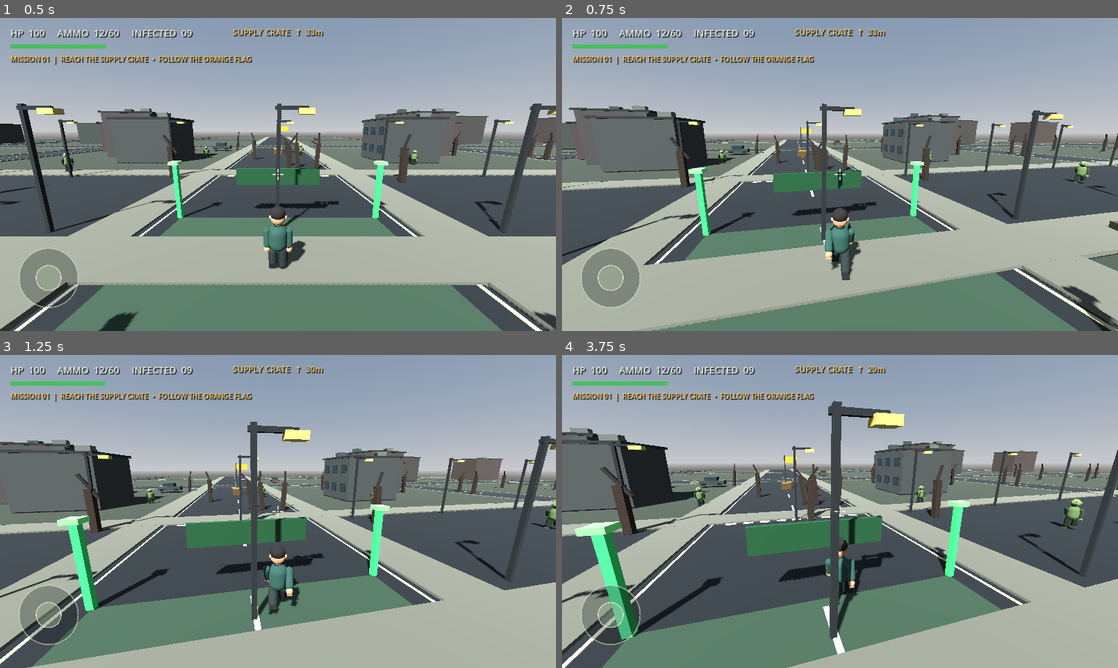
Above: before the commit, frames 1-4 (two rows, left to right).
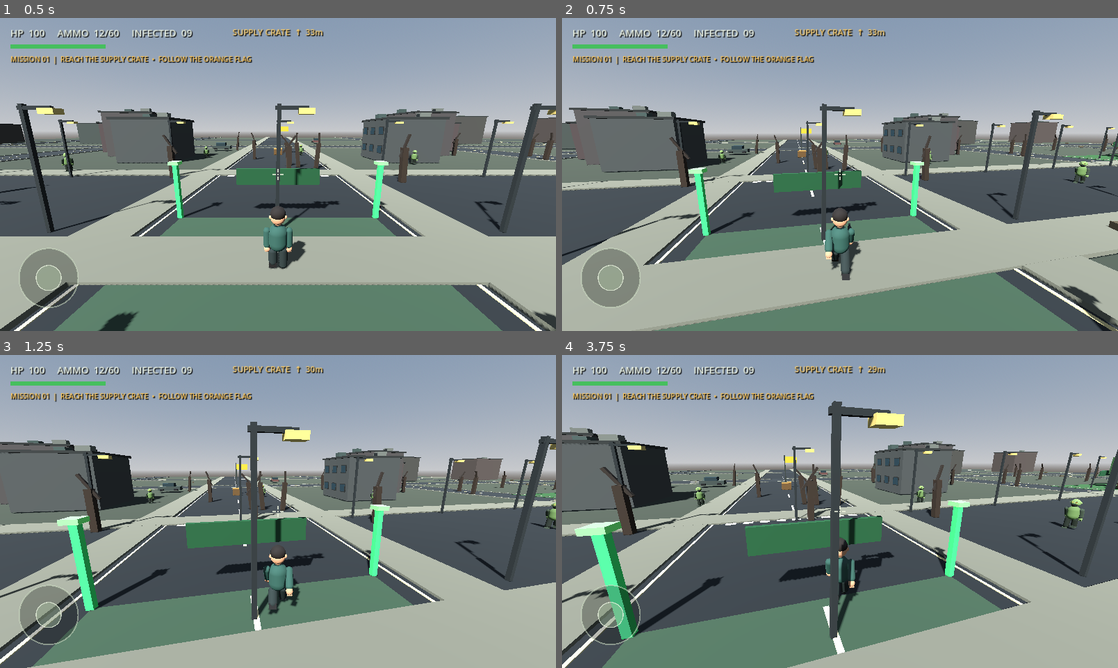
Above: after the commit, the same moments.

Repository: aljunatis40-alt/zombie-world-survivor
Game: Godot game, scene res://scenes/main.tscn
The game is run twice, just before and just after one commit, with the same random seed, the same clock (stepped at 60 frames per second) and the same inputs.
Inputs (mouse positions are in pixels of both pictures, inside the frame that each line leads up to):
- Up to frame 1 (0.5 s): no input
- Up to frame 2 (0.75 s): move the mouse to (867, 174) at 0.52 s; hold W (move_forward) from 0.53 s (still down); click (867, 174) at 0.6 s
- Up to frame 3 (1.25 s): keep holding W (move_forward)
- Up to frame 4 (3.75 s): keep holding W (move_forward); move the mouse to (812, 511) at 1.27 s; tap Shift (sprint) at 1.35, 2.85 s; move the mouse to (851, 505) at 2.02 s; click (851, 505) at 2.1 s; move the mouse to (834, 517) at 2.77 s; move the mouse to (878, 514) at 3.52 s; click (878, 514) at 3.6 s

Frame 1 is identical in both runs. In frame 2, 0.1% of the frame differs, in the area x 90-100%, y 34-46%; in frame 3, less than 0.1%; in frame 4, 0.2%, in the area x 87-100%, y 32-44%.

Commit message:
Add Filipino neighborhood park, shops and public transport

Diff:
--- a/scripts/game.gd
+++ b/scripts/game.gd
@@ -12,6 +12,7 @@
 var reserve_ammo := 60
 var is_reloading := false
 var sound_players: Dictionary = {}
+var bench_positions: Array[Vector3] = []
 
 func _ready() -> void:
 	_build_audio()
@@ -30,6 +31,7 @@
 	hud.reload_requested.connect(_on_reload_requested)
 	hud.jump_requested.connect(_on_jump_requested)
 	hud.sprint_changed.connect(_on_sprint_changed)
+	hud.sit_requested.connect(_on_sit_requested)
 	player.connect("footstep", func(): _play_sound("footstep"))
 	player.connect("jumped", func(): _play_sound("jump"))
 	player.connect("landed", func(): _play_sound("land"))
@@ -210,6 +212,8 @@
 		debris.rotation.y = randf_range(0, TAU)
 	_build_outer_districts()
 	_build_parked_vehicles()
+	_build_park_and_shops()
+	_build_philippine_public_transport()
 
 
 func _build_extended_road_network() -> void:
@@ -261,6 +265,121 @@
 			for wheel_z in [-1.25, 1.25]:
 				var wheel := _detail_box(vehicle, "VehicleWheel", Vector3(0.34, 0.68, 0.68), Vector3(wheel_x, 0.48, wheel_z), Color(0.055, 0.06, 0.055))
 				wheel.rotation.z = PI * 0.5
+
+
+func _on_sit_requested() -> void:
+	if not is_instance_valid(player):
+		return
+	if bool(player.get("seated")):
+		player.call("set_seated", false)
+		hud.sit_button.text = "SIT"
+		return
+	var nearest_distance := INF
+	for bench_position in bench_positions:
+		var distance := Vector2(player.global_position.x - bench_position.x, player.global_position.z - bench_position.z).length()
+		if distance < nearest_distance:
+			nearest_distance = distance
+	if nearest_distance <= 3.2:
+		player.call("set_seated", true)
+		hud.sit_button.text = "STAND"
+	else:
+		hud.sit_button.text = "NEAR BENCH"
+
+func _build_park_and_shops() -> void:
+	# Small neighborhood park with walkways, benches and shade trees.
+	_add_box("NeighborhoodParkLawn", Vector3(65, -0.02, 0), Vector3(34, 0.12, 32), Color(0.16, 0.29, 0.16))
+	_add_box("ParkWalkway", Vector3(65, 0.055, 0), Vector3(3.0, 0.08, 30), Color(0.48, 0.46, 0.38))
+	for bench_index in range(4):
+		var bench_pos := Vector3(54.0 + float(bench_index % 2) * 22.0, 0, -9.0 + float(bench_index / 2) * 18.0)
+		bench_positions.append(bench_pos)
+		_add_box("ParkBenchSeat", bench_pos + Vector3(0, 0.58, 0), Vector3(2.2, 0.16, 0.72), Color(0.36, 0.22, 0.12))
+		_add_box("ParkBenchBack", bench_pos + Vector3(0, 1.08, 0.30), Vector3(2.2, 0.85, 0.14), Color(0.31, 0.19, 0.11))
+		for leg_x in [-0.82, 0.82]:
+			_add_box("ParkBenchLeg", bench_pos + Vector3(leg_x, 0.28, 0), Vector3(0.13, 0.56, 0.13), Color(0.12, 0.13, 0.12))
+	for tree_index in range(12):
+		var angle := TAU * float(tree_index) / 12.0
+		var tree_pos := Vector3(65 + cos(angle) * 14.0, 1.4, sin(angle) * 13.0)
+		_add_box("ParkTreeTrunk", tree_pos, Vector3(0.55, 2.8, 0.55), Color(0.24, 0.16, 0.10))
+		_detail_box(world_root, "ParkTreeCanopy", Vector3(2.8, 3.0, 2.8), tree_pos + Vector3(0, 2.4, 0), Color(0.18, 0.31, 0.17))
+	for lamp_index in range(4):
+		_add_street_lamp(Vector3(51 + float(lamp_index % 2) * 28.0, 0, -12 + float(lamp_index / 2) * 24.0))
+	var park_sign := _detail_box(world_root, "ParkWelcomeSign", Vector3(5.5, 1.0, 0.18), Vector3(65, 2.2, -16.0), Color(0.10, 0.27, 0.16))
+	var park_label := Label3D.new()
+	park_label.text = "BARANGAY PARK  •  REST AREA"
+	park_label.font_size = 36
+	park_label.pixel_size = 0.012
+	park_label.modulate = Color(0.94, 0.88, 0.68)
+	park_label.position = Vector3(0, 0, -0.12)
+	park_sign.add_child(park_label)
+
+	# Filipino neighborhood food stops; text-only signs, no copied brand logos.
+	_add_shop("Mang Inasal Inspired Grill", Vector3(-112, 0, -27), "MANG INASAL", Color(0.68, 0.28, 0.10))
+	_add_shop("Jollibee Inspired Chicken Shop", Vector3(-112, 0, 0), "JOLLIBEE", Color(0.72, 0.12, 0.12))
+	_add_shop("McDonalds Inspired Burger Shop", Vector3(-112, 0, 27), "McDONALD'S", Color(0.72, 0.16, 0.10))
+
+func _add_shop(shop_name: String, center: Vector3, sign_text: String, sign_color: Color) -> void:
+	var shop := _add_box(shop_name, center + Vector3(0, 3.4, 0), Vector3(13, 6.8, 9), Color(0.34, 0.32, 0.27))
+	shop.name = shop_name.replace(" ", "_")
+	_detail_box(shop, "ShopFrontGlass", Vector3(9.2, 3.0, 0.12), Vector3(0, -0.65, -4.58), Color(0.12, 0.20, 0.21))
+	_detail_box(shop, "ShopDoor", Vector3(1.35, 2.7, 0.16), Vector3(0, -1.05, -4.68), Color(0.16, 0.18, 0.16))
+	var sign_board := _detail_box(shop, "ShopSignBoard", Vector3(11.8, 1.35, 0.28), Vector3(0, 2.25, -4.72), sign_color)
+	var sign_label := Label3D.new()
+	sign_label.text = sign_text
+	sign_label.font_size = 64
+	sign_label.pixel_size = 0.012
+	sign_label.modulate = Color(1.0, 0.93, 0.78)
+	sign_label.position = Vector3(0, -0.10, -0.18)
+	sign_board.add_child(sign_label)
+	_detail_box(shop, "ShopAwning", Vector3(13.5, 0.22, 1.1), Vector3(0, 0.10, -5.0), Color(0.17, 0.18, 0.16))
+
+func _build_philippine_public_transport() -> void:
+	_build_jeepney(Vector3(18, 0, 52))
+	_build_city_bus(Vector3(-18, 0, 52))
+
+func _build_jeepney(position: Vector3) -> void:
+	var jeep := Node3D.new()
+	jeep.name = "ModernPhilippineJeepney"
+	jeep.position = position
+	jeep.rotation.y = PI * 0.5
+	world_root.add_child(jeep)
+	_detail_box(jeep, "JeepneyLowerBody", Vector3(2.5, 1.15, 6.2), Vector3(0, 1.05, 0), Color(0.16, 0.34, 0.31))
+	_detail_box(jeep, "JeepneyRoof", Vector3(2.45, 0.20, 5.9), Vector3(0, 2.35, 0.05), Color(0.78, 0.62, 0.20))
+	_detail_box(jeep, "JeepneyWindshield", Vector3(2.1, 0.85, 0.10), Vector3(0, 1.78, -3.08), Color(0.13, 0.22, 0.25))
+	for side in [-1.0, 1.0]:
+		_detail_box(jeep, "JeepneySideWindows", Vector3(0.10, 0.82, 4.65), Vector3(side * 1.27, 1.78, 0.0), Color(0.13, 0.23, 0.25))
+		_detail_box(jeep, "JeepneyChromeTrim", Vector3(0.08, 0.12, 5.8), Vector3(side * 1.30, 1.35, 0), Color(0.72, 0.70, 0.60))
+		for wheel_z in [-2.0, 2.0]:
+			var tire := _detail_box(jeep, "JeepneyTire", Vector3(0.42, 0.88, 0.88), Vector3(side * 1.28, 0.52, wheel_z), Color(0.045, 0.05, 0.05))
+			tire.rotation.z = PI * 0.5
+	var route_sign := Label3D.new()
+	route_sign.text = "CITY • TERMINAL"
+	route_sign.font_size = 34
+	route_sign.pixel_size = 0.012
+	route_sign.modulate = Color(1.0, 0.92, 0.55)
+	route_sign.position = Vector3(0, 2.02, -3.15)
+	jeep.add_child(route_sign)
+
+func _build_city_bus(position: Vector3) -> void:
+	var bus := Node3D.new()
+	bus.name = "ModernPhilippineCityBus"
+	bus.position = position
+	bus.rotation.y = -PI * 0.5
+	world_root.add_child(bus)
+	_detail_box(bus, "CityBusBody", Vector3(2.75, 3.0, 10.0), Vector3(0, 1.8, 0), Color(0.72, 0.73, 0.67))
+	_detail_box(bus, "CityBusWindowBand", Vector3(2.80, 1.15, 8.7), Vector3(0, 2.48, 0.0), Color(0.12, 0.22, 0.26))
+	_detail_box(bus, "CityBusFrontGlass", Vector3(2.2, 1.15, 0.12), Vector3(0, 2.42, -5.04), Color(0.12, 0.22, 0.26))
+	_detail_box(bus, "CityBusLowerFront", Vector3(2.6, 0.72, 0.16), Vector3(0, 0.98, -5.08), Color(0.16, 0.29, 0.38))
+	for side in [-1.0, 1.0]:
+		for wheel_z in [-3.4, 3.4]:
+			var tire := _detail_box(bus, "CityBusTire", Vector3(0.42, 0.92, 0.92), Vector3(side * 1.40, 0.58, wheel_z), Color(0.045, 0.05, 0.05))
+			tire.rotation.z = PI * 0.5
+	var bus_sign := Label3D.new()
+	bus_sign.text = "METRO • CITY BUS"
+	bus_sign.font_size = 38
+	bus_sign.pixel_size = 0.012
+	bus_sign.modulate = Color(0.96, 0.94, 0.78)
+	bus_sign.position = Vector3(0, 3.35, -5.12)
+	bus.add_child(bus_sign)
 
 func _build_safe_zone() -> void:
 	_add_box("SafeZoneFloor", Vector3(0, -0.035, 8), Vector3(10, 0.10, 8), Color(0.19, 0.27, 0.20))
